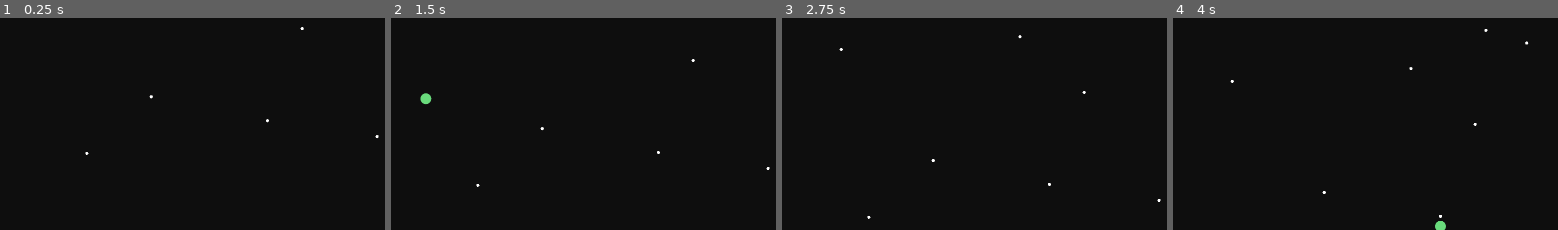
Above: before the commit, frames 1-4 (left to right).
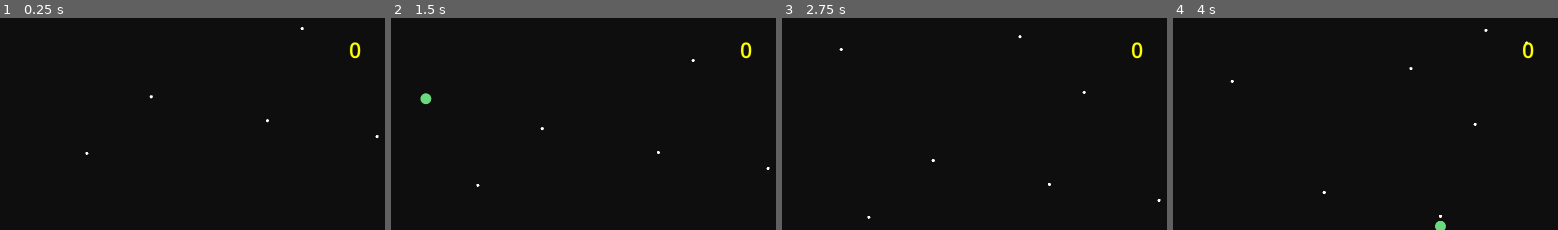
Above: after the commit, the same moments.

Repository: mromphf/nuke-ufos
Game: Godot game, scene res://scenes/main.tscn
Two runs of this game, one before a commit and one after it. Both use one fixed random seed, a clock stepped at 60 frames per second and the inputs below. Sound files missing from this copy of the repository are replaced by a short silence.
Inputs:
- Up to frame 1 (0.25 s): no input
- Up to frame 2 (1.5 s): hold D (move_right) 0.53-1.28 s; tap Space (fire) at 0.6 s; hold S (move_down) from 1.28 s (still down); tap Shift (speed) at 1.35 s
- Up to frame 3 (2.75 s): release S (move_down) at 2.03 s; hold D (move_right) from 2.03 s (still down); tap Space (fire) at 2.1 s
- Up to frame 4 (4 s): release D (move_right) at 2.78 s; hold W (move_up) 2.78-3.53 s; tap Shift (speed) at 2.85 s; hold Left (move_left) from 3.53 s (still down); tap Space (fire) at 3.6 s
The pictures show only the part of the screen within x 50-100%, y 0-50%; the shares and areas given below are measured in that part.

The runs differ from the first frame. In frame 1, 0.1% of the frame differs, in the area x 90-94%, y 11-20%; in frame 2, 0.1%; in frame 3, 0.1%; in frame 4, 0.1%.

Commit message:
Janky score.

Diff:
--- a/scenes/hud.tscn
+++ b/scenes/hud.tscn
@@ -38,3 +38,14 @@
 theme_override_styles/fill = SubResource("StyleBoxTexture_ny7yq")
 value = 100.0
 show_percentage = false
+
+[node name="Score" type="Label" parent="."]
+layout_mode = 0
+offset_left = 1600.0
+offset_top = 40.0
+offset_right = 1880.0
+offset_bottom = 120.0
+theme_override_colors/font_color = Color(1, 1, 0, 1)
+theme_override_font_sizes/font_size = 50
+text = "0"
+horizontal_alignment = 1
--- a/scripts/hud.gd
+++ b/scripts/hud.gd
@@ -3,6 +3,13 @@
 
 @onready var hp = $ProgressBar
 @onready var fuel = $Fuel
+
+var score = 0
+
+
+func update_score(val):
+	score += val
+	$Score.text = str(score)
 
 
 func on_burn_fuel(f):
--- a/scripts/spawner.gd
+++ b/scripts/spawner.gd
@@ -10,5 +10,6 @@
 
 	var mob = spawn_pool.pick_random().instantiate()
 	mob.position = $Spawn/SpawnPoint.position
+	mob.connect(&"dead", get_parent().get_parent().get_node("Hud").get_node("hud").update_score)
 
 	get_parent().add_child(mob)
--- a/scripts/ufo.gd
+++ b/scripts/ufo.gd
@@ -1,4 +1,6 @@
 extends Traveler
+
+signal dead
 
 @export var death: PackedScene
 
@@ -21,6 +23,7 @@
 		var d = death.instantiate()
 		d.position = position
 		get_parent().add_child(d)
+		emit_signal(&"dead", 10)
 		queue_free()
 
 
